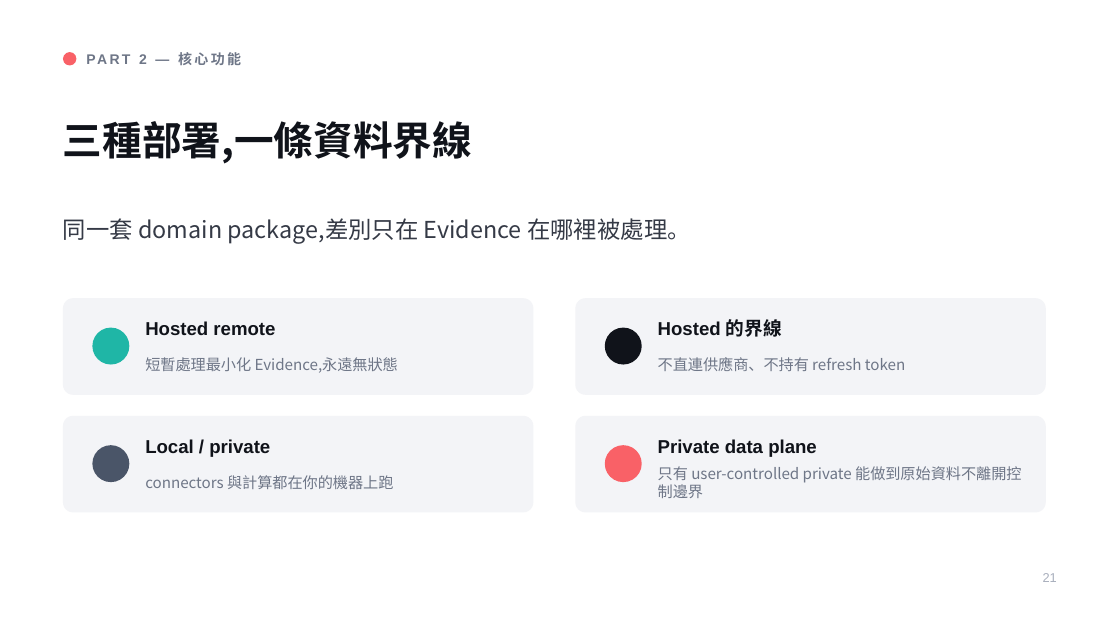
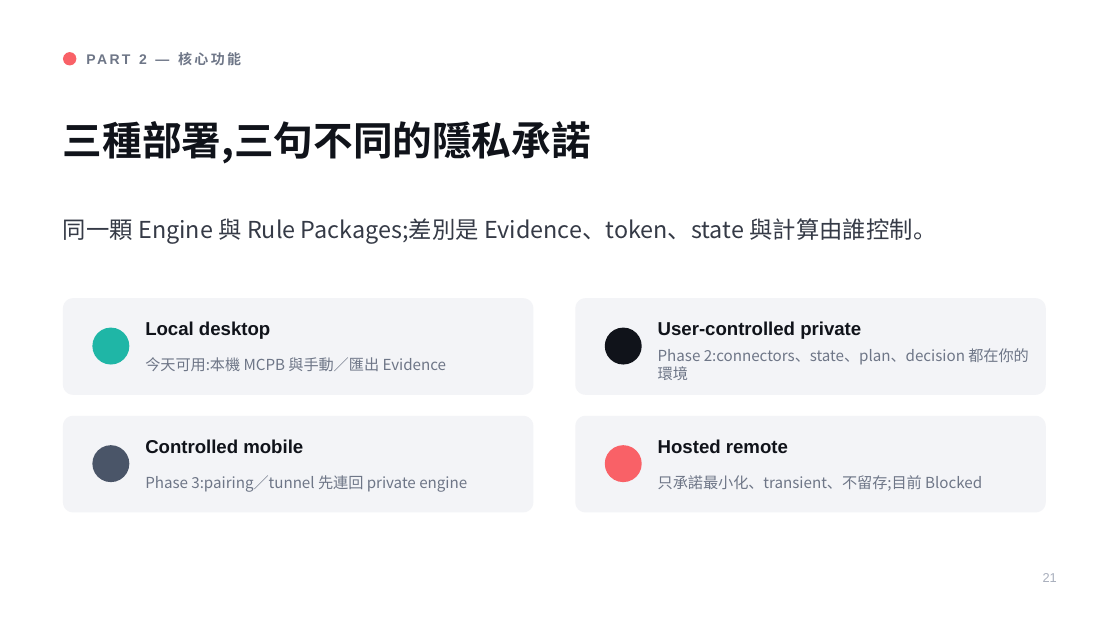
Before and after one commit to henryyeh182/evidra, a slide deck: slide 21 of docs/Fitness-MCP-Product-Vision.pptx. Drawn at 1120x630 pixels with LibreOffice and Linux fonts; fonts in the diff are those of the drawing. Boxes give left, top, right and bottom in pixels: in the first picture for what was removed or moved away, otherwise in the second. Text is boxed around its words. In the diff, an @@ line names an element or a change of style, - is before the commit and + after.

Commit message:
Complete Phase 0 product and privacy contract

```diff
--- a/docs/Fitness-MCP-Product-Vision.pptx
+++ b/docs/Fitness-MCP-Product-Vision.pptx
@@ text at (63,121,591,164): text changed @@
-三種部署,一條資料界線
+三種部署,三句不同的隱私承諾
@@ text at (63,218,936,244): text changed @@
-同一套 domain package,差別只在 Evidence 在哪裡被處理。
+同一顆 Engine 與 Rule Packages;差別是 Evidence、token、state 與計算由誰控制。
@@ text at (145,321,270,339): text changed @@
-Hosted remote
+Local desktop
@@ text at (658,321,861,339): text changed @@
-Hosted 的界線
+User-controlled private
@@ text at (145,357,447,371): text changed @@
-短暫處理最小化 Evidence,永遠無狀態
+今天可用:本機 MCPB 與手動／匯出 Evidence
@@ text at (658,348,1029,380): text changed @@
-不直連供應商、不持有 refresh token
+Phase 2:connectors、state、plan、decision 都在你的環境
@@ text at (145,439,303,453): text changed @@
-Local / private
+Controlled mobile
@@ text at (658,439,788,453): text changed @@
-Private data plane
+Hosted remote
@@ text at (145,475,467,492): text changed @@
-connectors 與計算都在你的機器上跑
+Phase 3:pairing／tunnel 先連回 private engine
@@ text at (658,475,982,491): text changed @@
-只有 user-controlled private 能做到原始資料不離開控制邊界
+只承諾最小化、transient、不留存;目前 Blocked
```
Also in this commit, not shown: 9 other slides changed, 39 other files.
